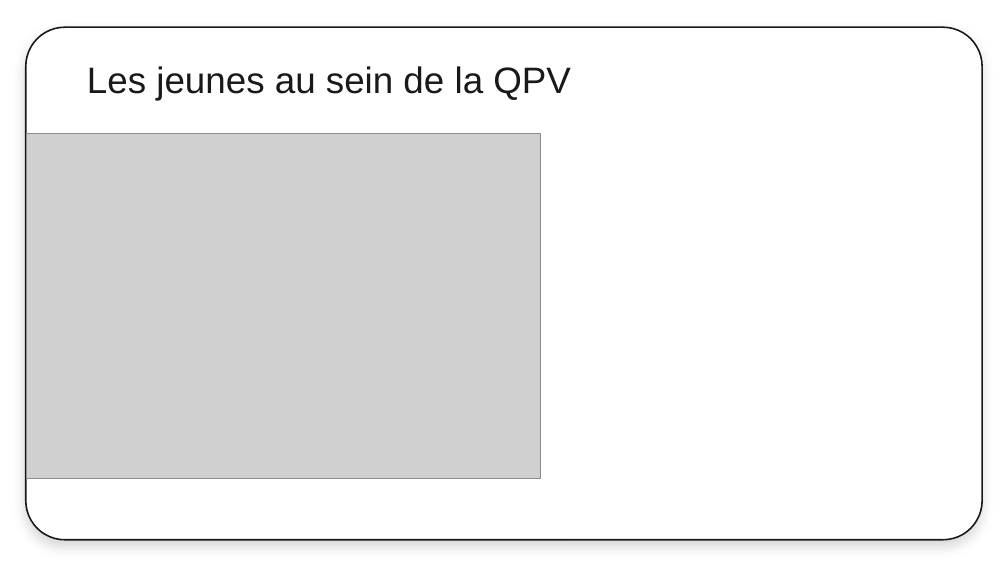
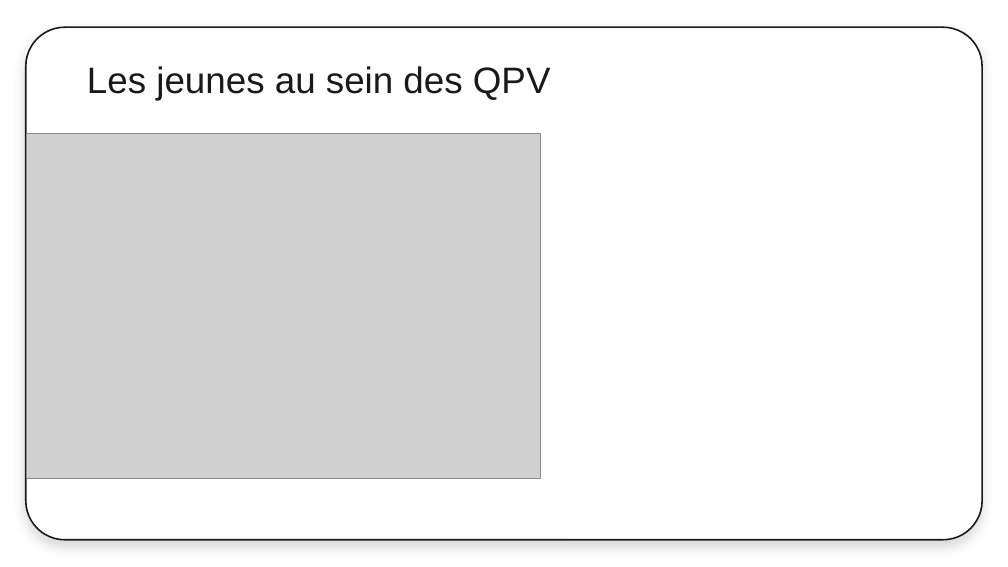
Before and after one commit to thibaud-ritzenthaler/diagnostic-de-territoire-M2, a slide deck: slide 4 of render/EurometropoleQPV.pptx. Drawn at 1008x567 pixels with LibreOffice and Linux fonts; fonts in the diff are those of the drawing; grey boxes stand for pictures; background and template pictures are left out. Boxes give left, top, right and bottom in pixels: in the first picture for what was removed or moved away, otherwise in the second. Text is boxed around its words. In the diff, an @@ line names an element or a change of style, - is before the commit and + after.

```diff
--- a/render/EurometropoleQPV.pptx
+++ b/render/EurometropoleQPV.pptx
@@ title at (87, 66, 551, 100): text changed @@
-Les jeunes au sein de la QPV
+Les jeunes au sein des QPV
```
Also in this commit, not shown: 1 other slide changed, 3 slides added, 10 other files.
